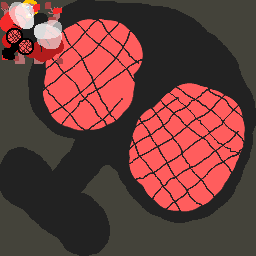
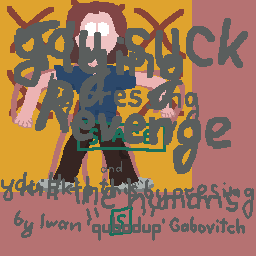
Before/after of a 256 x 256 layered artwork. What changed in the layer stack:
added layer "title" above "instructions" over [14, 20, 245, 241]
added layer "instructions" above "boss-hair" over [1, 18, 254, 236]
added layer "boss-hair" above "boss-head" over [65, 1, 127, 38]
added layer "boss-head" above "boss-shirt" over [74, 10, 120, 62]
added layer "boss-shirt" above "boss-pants" over [54, 62, 136, 129]
added layer "boss-pants" above "boss-body" over [53, 118, 139, 186]
added layer "boss-body" above "boss-hair-back" over [14, 58, 176, 128]
added layer "boss-hair-back" above "boss-shoes" over [65, 18, 128, 64]
added layer "boss-shoes" above "boss-outline" over [37, 177, 154, 192]
added layer "boss-outline" above "boss- bg" over [11, 15, 185, 186]
added layer "boss- bg" (60%) above "boss- bg2" over [0, 0, 192, 192]
added layer "boss- bg2" above "flywings2" over [0, 0, 256, 256]
